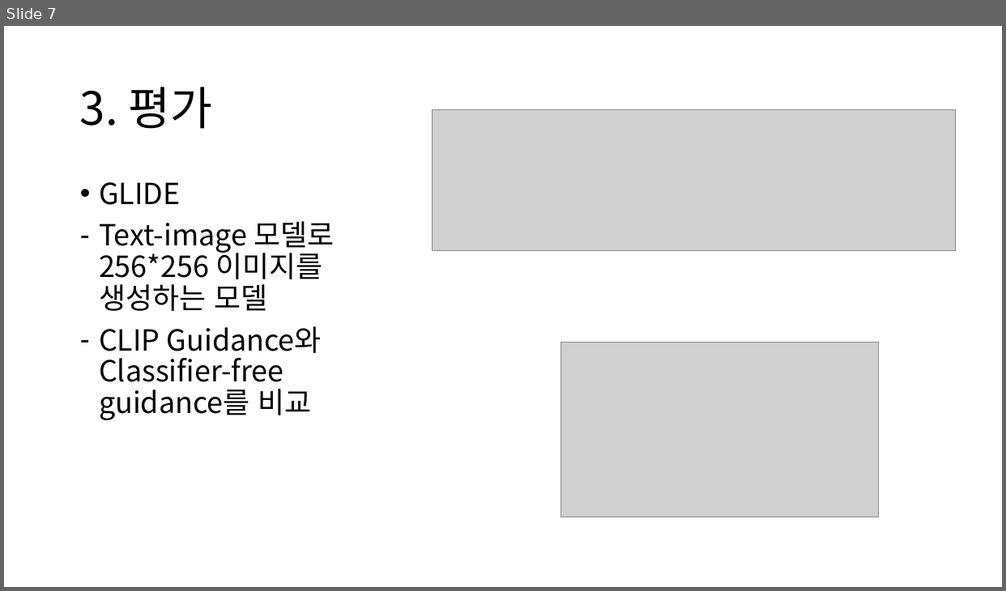
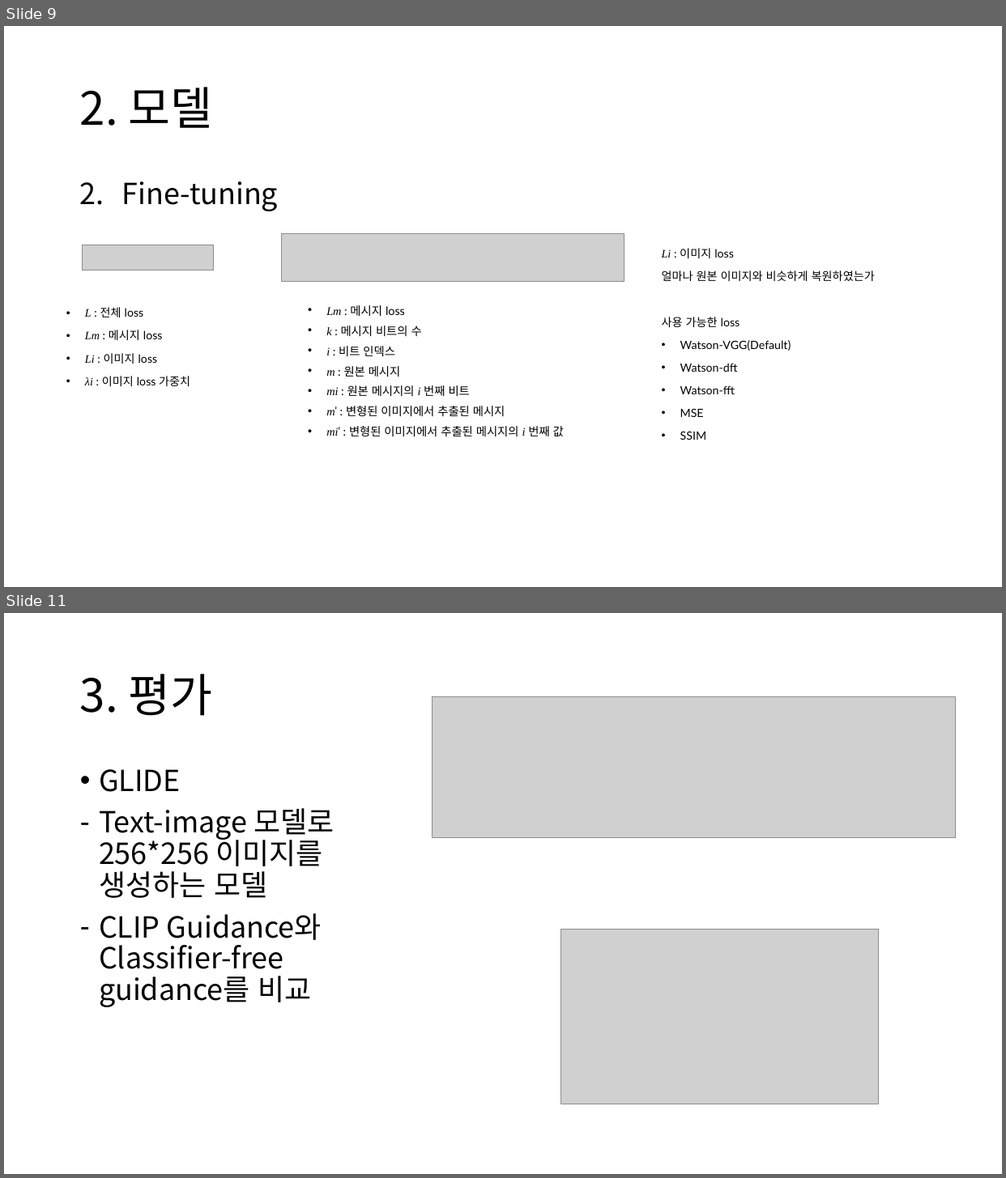
Before and after one commit to chroion/paper-review, a slide deck: The Stable Signature Rooting Watermarks in Latent Diffusion Models/Rooting Watermarks in Latent Diffusion Models.pptx. Shown one above the other, each under a label of ours: slide 7 before the commit, slides 9 and 11 after it; the slides between them are not shown. The pictures are 1006x591 and 1006x1178 pixels, drawn with LibreOffice and Linux fonts; fonts in the diff are those of the drawing; grey boxes stand for pictures. Boxes give left, top, right and bottom in pixels: in the first picture for what was removed or moved away, otherwise in the second. Text is boxed around its words. In the diff, an @@ line names an element or a change of style, - is before the commit and + after.

```diff
--- a/The Stable Signature Rooting Watermarks in Latent Diffusion Models/Rooting Watermarks in Latent Diffusion Models.pptx
+++ b/The Stable Signature Rooting Watermarks in Latent Diffusion Models/Rooting Watermarks in Latent Diffusion Models.pptx
@@ slide 9 added at <box>4,26,1002,587</box>, background #FFFFFF @@
@@ title added at <box>80,87,213,128</box>, 44 pt, text #000000 @@
+2. 모델
@@ text added at <box>122,182,278,211</box>, 28 pt, text #000000 @@
+2. Fine-tuning
@@ picture added at <box>282,234,624,282</box> @@
@@ picture added at <box>82,245,214,270</box> @@
@@ text added at <box>662,248,875,440</box>, 11 pt, text #000000 @@
+Li : 이미지 loss
+얼마나 원본 이미지와 비슷하게 복원하였는가
+사용 가능한 loss
+• Watson-VGG(Default)
+• Watson-dft
+• Watson-fft
+• MSE
+• SSIM
@@ text added at <box>85,307,190,386</box>, 11 pt, text #000000 @@
+• L : 전체 loss
+• Lm : 메시지 loss
+• Li : 이미지 loss
+• λi : 이미지 loss 가중치
@@ text added at <box>326,305,564,437</box>, 11.2 pt, text #000000 @@
+• Lm : 메시지 loss
+• k : 메시지 비트의 수
+• i : 비트 인덱스
+• m : 원본 메시지
+• mi : 원본 메시지의 i 번째 비트
+• m′ : 변형된 이미지에서 추출된 메시지
+• mi′ : 변형된 이미지에서 추출된 메시지의 i 번째 값
@@ what was slide 7 is now slide 11 @@
```
Also in this commit, not shown: 3 slides changed, 3 other slides added, 3 other files.
